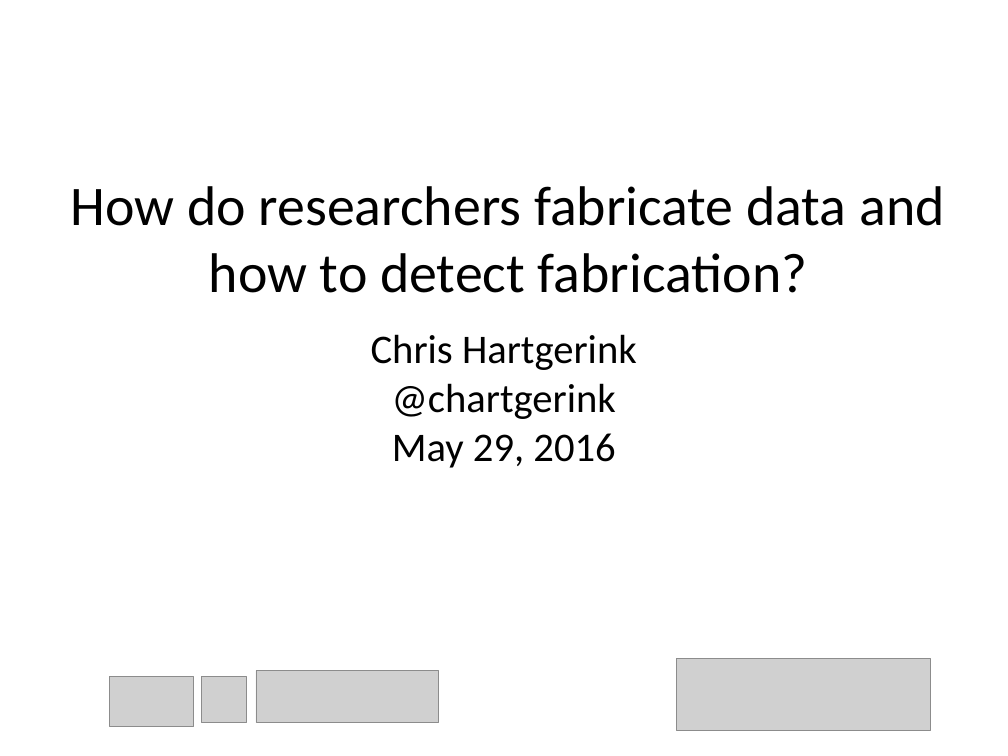
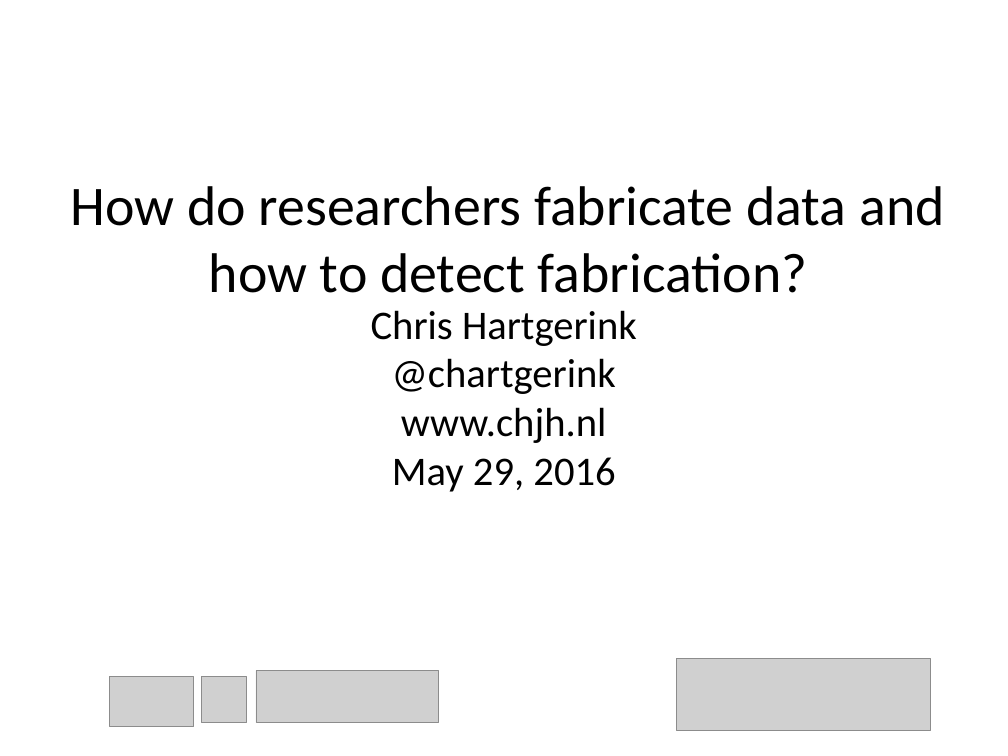
Before and after one commit to chartgerink/talks, a slide deck: slide 1 of 2015_2016/20160529 aps/how_to_detect_data_fab.odp. Drawn at 1008x756 pixels with LibreOffice and Linux fonts; fonts in the diff are those of the drawing; grey boxes stand for pictures. Boxes give left, top, right and bottom in pixels: in the first picture for what was removed or moved away, otherwise in the second. Text is boxed around its words. In the diff, an @@ line names an element or a change of style, - is before the commit and + after.

```diff
--- a/2015_2016/20160529 aps/how_to_detect_data_fab.odp
+++ b/2015_2016/20160529 aps/how_to_detect_data_fab.odp
@@ subtitle at box(401, 407, 607, 443): paragraph added @@
+www.chjh.nl
```
Also in this commit, not shown: 4 other slides changed, 4 slides added, 2 slides removed, 7 other files.
